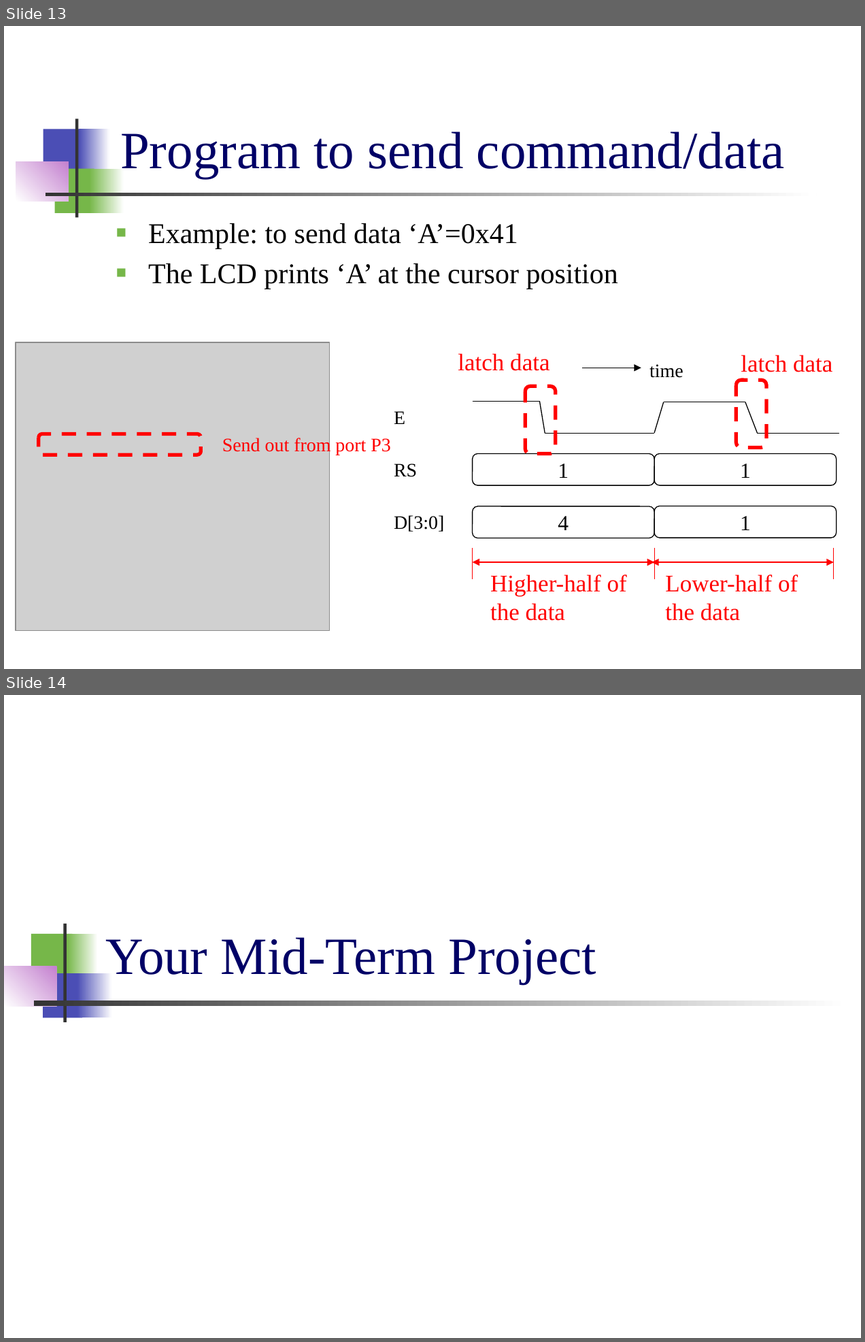
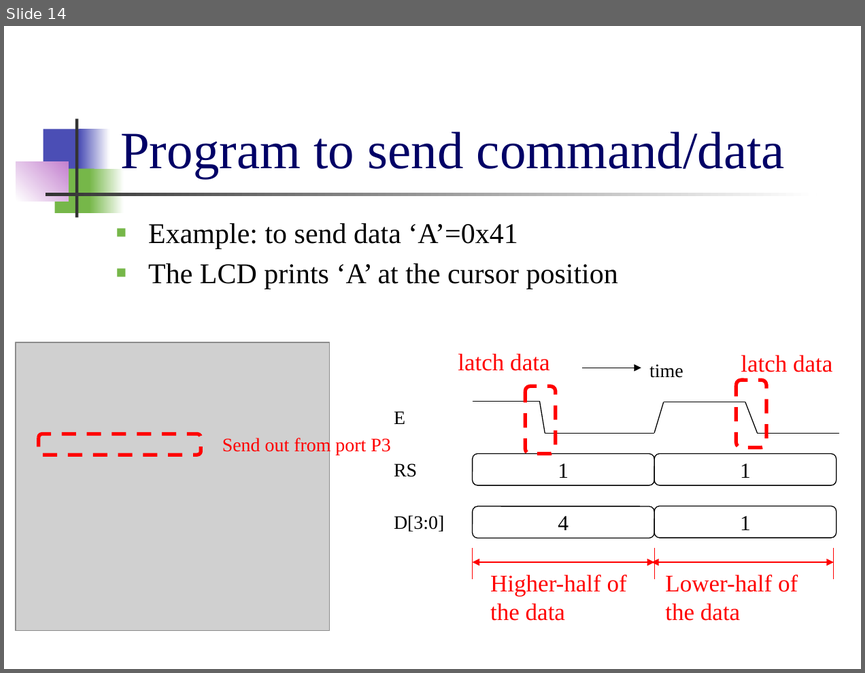
Before and after one commit to CGUSystemCourses/MicroProcessorsLab-2015, a slide deck: Labs/Lab05-LCD/Lab05-LCD.pptx. Shown one above the other, each under a label of ours: slides 13 and 14 before the commit, slide 14 after it. The pictures are 865x1342 and 865x673 pixels, drawn with LibreOffice and Linux fonts; fonts in the diff are those of the drawing; grey boxes stand for pictures. Boxes give left, top, right and bottom in pixels: in the first picture for what was removed or moved away, otherwise in the second. Text is boxed around its words. In the diff, an @@ line names an element or a change of style, - is before the commit and + after.

```diff
--- a/Labs/Lab05-LCD/Lab05-LCD.pptx
+++ b/Labs/Lab05-LCD/Lab05-LCD.pptx
@@ slide 14 removed at box(4, 695, 861, 1338), background #FFFFFF @@
@@ title removed at box(105, 937, 596, 984) @@
-Your Mid-Term Project
@@ group removed at box(4, 923, 849, 1022): 7 rectangles @@
@@ what was slide 13 is now slide 14 @@
```
Also in this commit, not shown: 1 slide changed, 1 slide added, 3 other slides removed, 1 other file.
